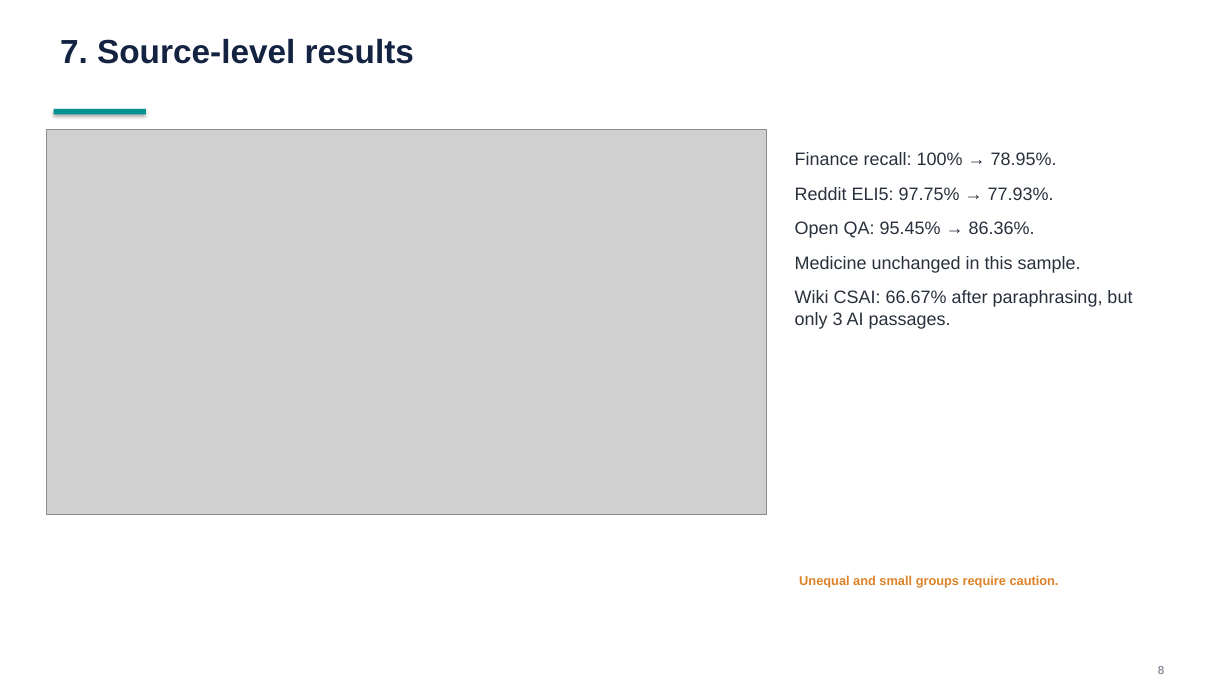
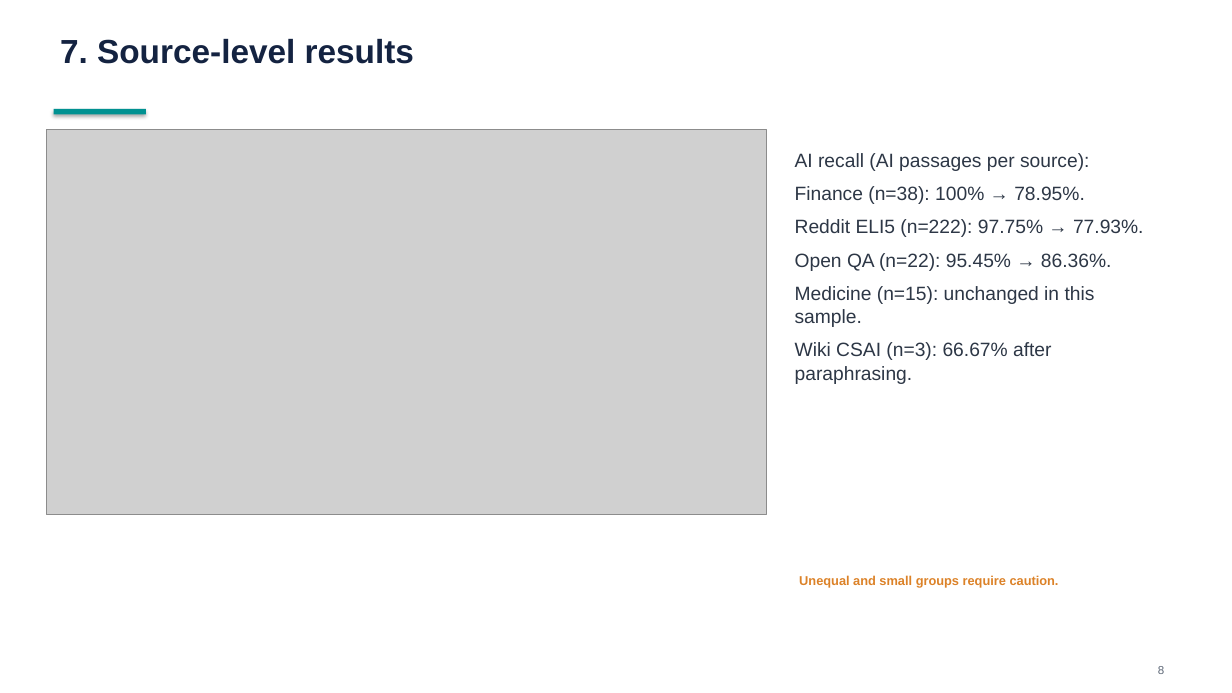
Before and after one commit to paramsrinivas/MTech-AIML-Project_Group16_AI_Text_Detection_Robustness, a slide deck: slide 8 of presentation/Group16_AI_Text_Detection_Robustness.pptx. Drawn at 1232x693 pixels with LibreOffice and Linux fonts; fonts in the diff are those of the drawing; grey boxes stand for pictures. Boxes give left, top, right and bottom in pixels: in the first picture for what was removed or moved away, otherwise in the second. Text is boxed around its words. In the diff, an @@ line names an element or a change of style, - is before the commit and + after.

```diff
--- a/presentation/Group16_AI_Text_Detection_Robustness.pptx
+++ b/presentation/Group16_AI_Text_Detection_Robustness.pptx
@@ text at [795, 153, 1144, 384]: text changed; size 14 to 15 pt; text colour #28303C to #2D3746 @@
-Finance recall: 100% → 78.95%.
-Reddit ELI5: 97.75% → 77.93%.
-Open QA: 95.45% → 86.36%.
-Medicine unchanged in this sample.
-Wiki CSAI: 66.67% after paraphrasing, but only 3 AI passages.
+AI recall (AI passages per source):
+Finance (n=38): 100% → 78.95%.
+Reddit ELI5 (n=222): 97.75% → 77.93%.
+Open QA (n=22): 95.45% → 86.36%.
+Medicine (n=15): unchanged in this sample.
+Wiki CSAI (n=3): 66.67% after paraphrasing.
```
Also in this commit, not shown: 3 other slides changed, 5 other files.
